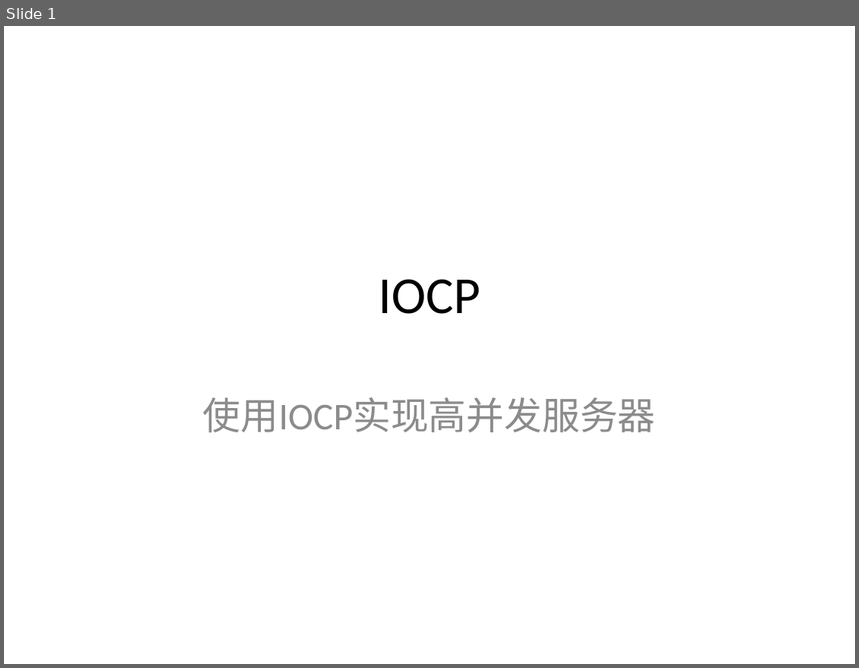
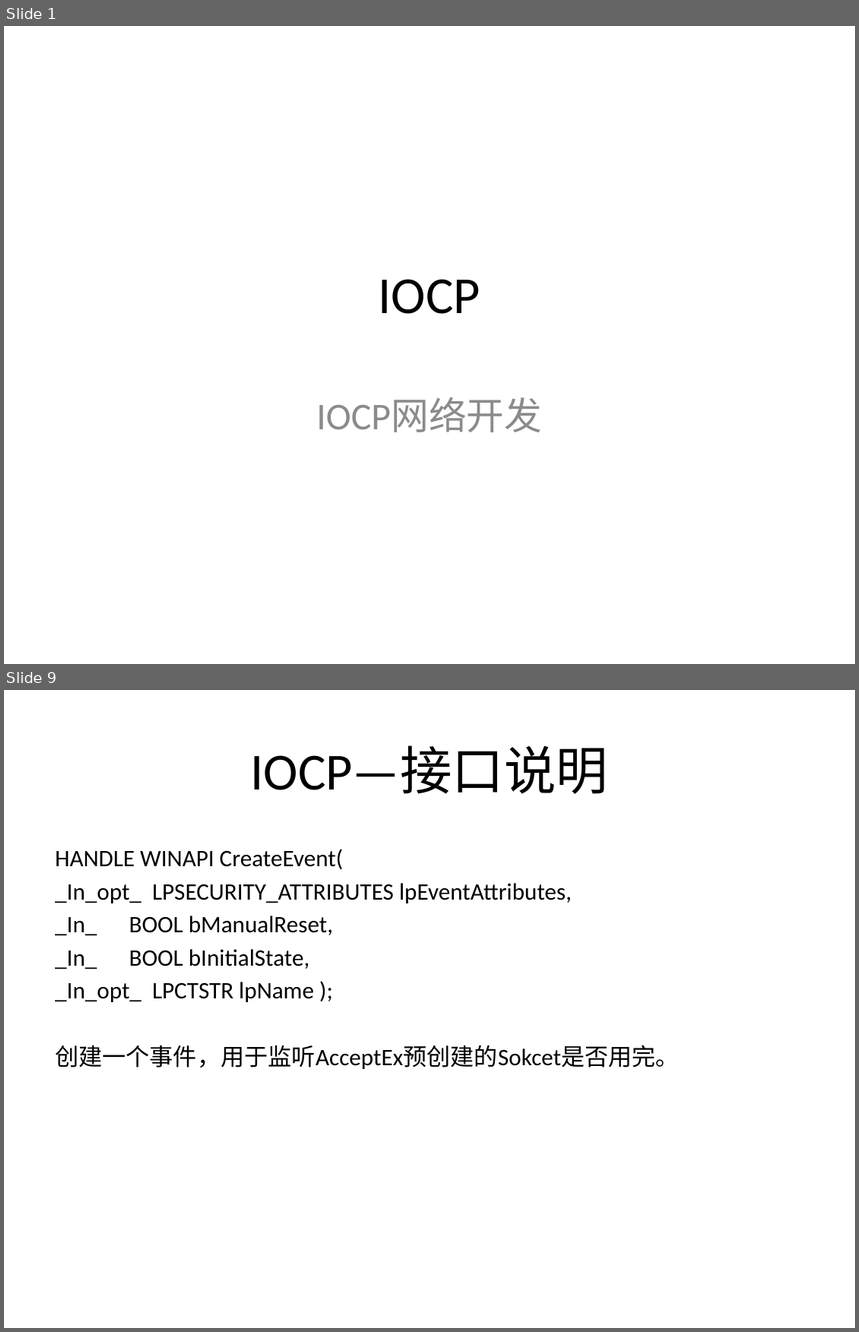
Before and after one commit to dxjeric/CompletionPort, a slide deck: Doc/IOCP.pptx. Shown one above the other, each under a label of ours: slide 1 before the commit, slides 1 and 9 after it; the slides between them are not shown. The pictures are 859x668 and 859x1332 pixels, drawn with LibreOffice and Linux fonts; fonts in the diff are those of the drawing; background and template pictures are left out. Boxes give left, top, right and bottom in pixels: in the first picture for what was removed or moved away, otherwise in the second. Text is boxed around its words. In the diff, an @@ line names an element or a change of style, - is before the commit and + after.

```diff
--- a/Doc/IOCP.pptx
+++ b/Doc/IOCP.pptx
@@ slide 9 added at [4,690,855,1328], background picture (left out) @@
@@ title added at [251,746,608,794], 44 pt, text #000000 @@
+IOCP—接口说明
@@ text added at [55,849,680,1069], 20 pt, text #000000 @@
+HANDLE WINAPI CreateEvent(
+_In_opt_ LPSECURITY_ATTRIBUTES lpEventAttributes,
+_In_ BOOL bManualReset,
+_In_ BOOL bInitialState,
+_In_opt_ LPCTSTR lpName );
+创建一个事件，用于监听AcceptEx预创建的Sokcet是否用完。
@@ slide 1 changed as well @@
@@ subtitle at [316,398,542,433]: text changed @@
-使用IOCP实现高并发服务器
+IOCP网络开发
```
Also in this commit, not shown: 13 other slides added.
